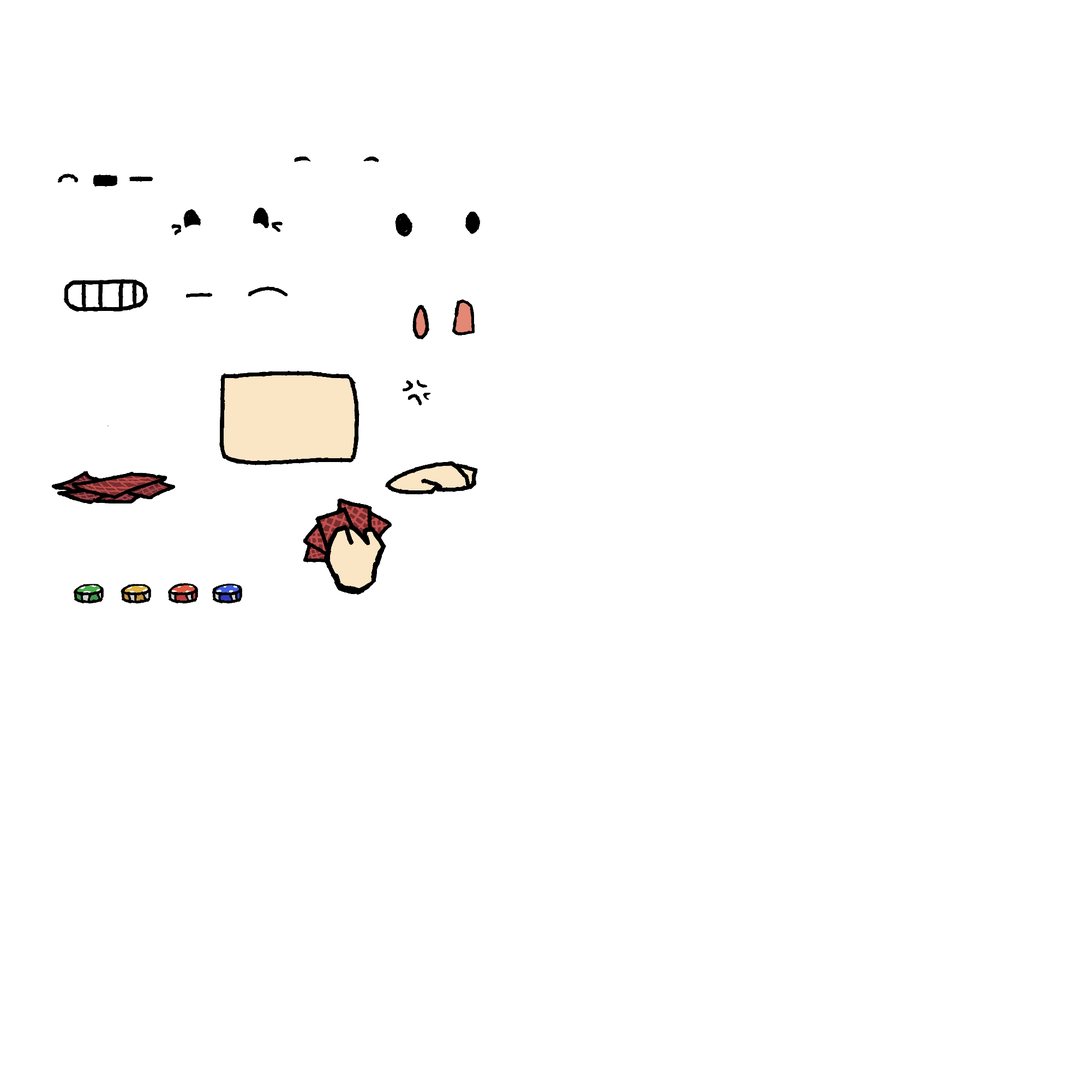
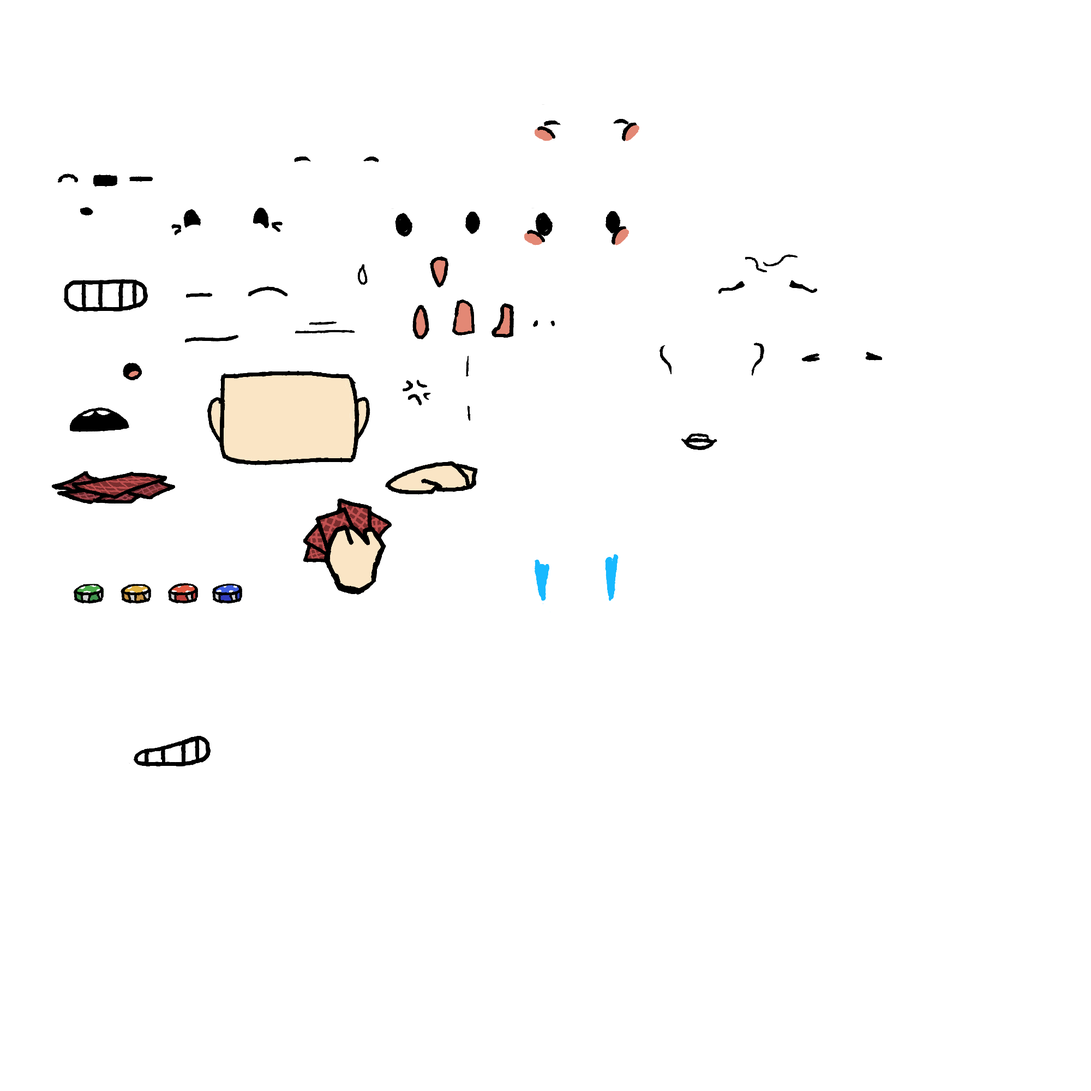
The second 1091 × 1091 image is a revision of the first. Changes to its layers:
removed layer "Слой 13" over [69, 321, 471, 443]
removed layer "Слой 12" over [69, 206, 471, 443]
removed layer "Слой 7" over [69, 279, 471, 443]
added layer "Слой 20" above "Слой 19" over [128, 735, 212, 767]
added layer "Слой 19" above "Слой 17" over [69, 104, 883, 605]
added layer "Слой 18" above "Слой 16" over [534, 123, 640, 142]
added layer "Слой 16" above "Слой 0" over [69, 228, 630, 766]
